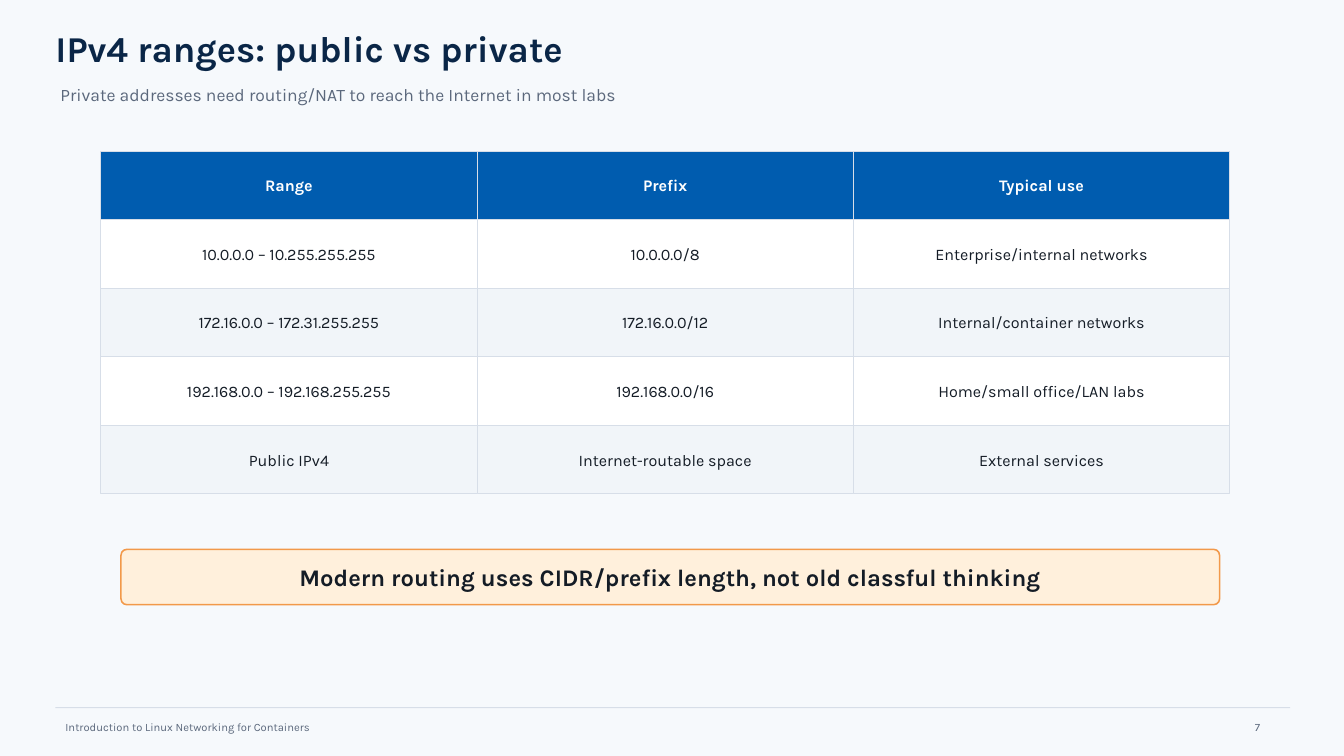
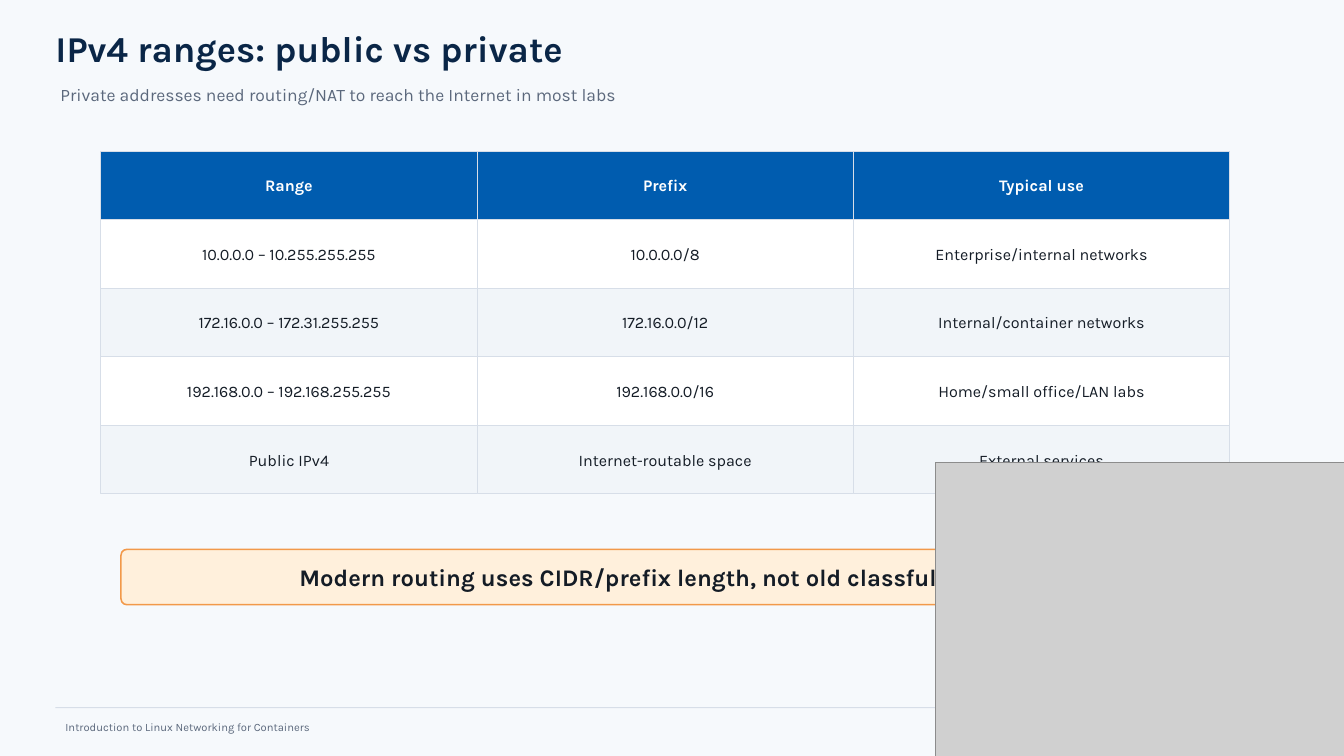
Before and after one commit to ltfe-ict-academy/containerized_infrastructure_and_workload_security, a slide deck: slide 7 of 03_Container_and_Linux_networking/01_Introduction_to_Linux_Networking_for_Containers/introduction_linux_networking_for_containers_combined_50slides.odp. Drawn at 1344x756 pixels with LibreOffice and Linux fonts; fonts in the diff are those of the drawing; grey boxes stand for pictures. Boxes give left, top, right and bottom in pixels: in the first picture for what was removed or moved away, otherwise in the second. Text is boxed around its words. In the diff, an @@ line names an element or a change of style, - is before the commit and + after.

```diff
--- a/03_Container_and_Linux_networking/01_Introduction_to_Linux_Networking_for_Containers/introduction_linux_networking_for_containers_combined_50slides.odp
+++ b/03_Container_and_Linux_networking/01_Introduction_to_Linux_Networking_for_Containers/introduction_linux_networking_for_containers_combined_50slides.odp
@@ picture added at box(936, 463, 1344, 756) @@
@@ page number removed at box(1255, 724, 1260, 731) @@
-7
```
Also in this commit, not shown: 3 other slides changed, 4 slides added, 1 other file.
